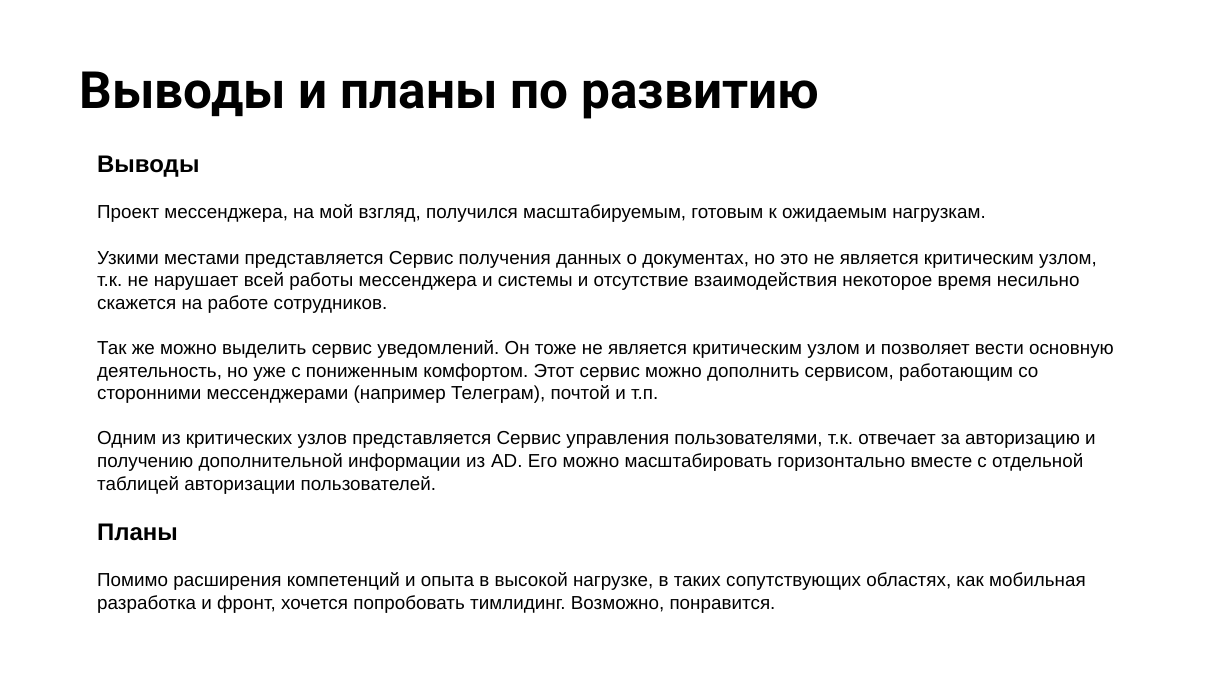
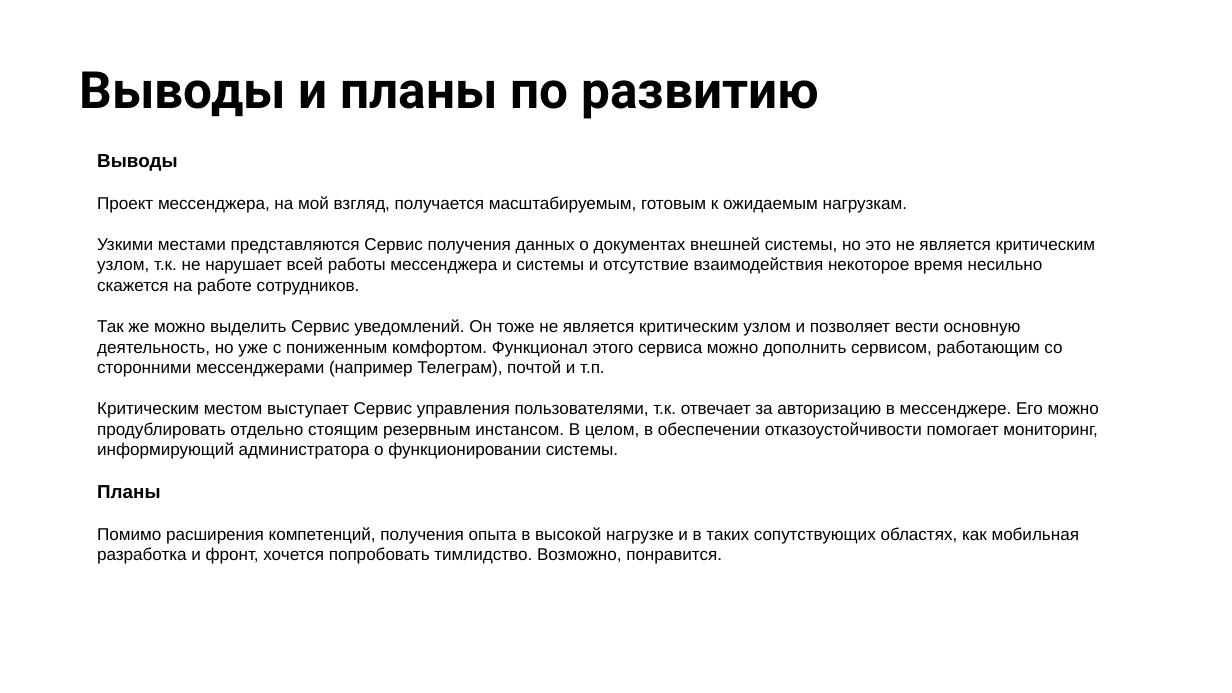
Before and after one commit to pillhunt/Otus-highload-architect, a slide deck: slide 18 of Итоговый проект.pptx. Drawn at 1232x693 pixels with LibreOffice and Linux fonts; fonts in the diff are those of the drawing; background and template pictures are left out. Boxes give left, top, right and bottom in pixels: in the first picture for what was removed or moved away, otherwise in the second. Text is boxed around its words. In the diff, an @@ line names an element or a change of style, - is before the commit and + after.

```diff
--- a/Итоговый проект.pptx
+++ b/Итоговый проект.pptx
@@ text at (97,154,177,498): size 14 to 11 pt in "Выводы", "Планы" @@
@@ text at (97,196,1099,459): text changed; size 11 to 10 pt @@
-Проект мессенджера, на мой взгляд, получился масштабируемым, готовым к ожидаемым нагрузкам.
-Узкими местами представляется Сервис получения данных о документах, но это не является критическим узлом, т.к. не нарушает всей работы мессенджера и системы и отсутствие взаимодействия некоторое время несильно скажется на работе сотрудников.
-Так же можно выделить сервис уведомлений. Он тоже не является критическим узлом и позволяет вести основную деятельность, но уже с пониженным комфортом. Этот сервис можно дополнить сервисом, работающим со сторонними мессенджерами (например Телеграм), почтой и т.п.
-Одним из критических узлов представляется Сервис управления пользователями, т.к. отвечает за авторизацию и получению дополнительной информации из AD. Его можно масштабировать горизонтально вместе с отдельной таблицей авторизации пользователей.
+Проект мессенджера, на мой взгляд, получается масштабируемым, готовым к ожидаемым нагрузкам.
+Узкими местами представляются Сервис получения данных о документах внешней системы, но это не является критическим узлом, т.к. не нарушает всей работы мессенджера и системы и отсутствие взаимодействия некоторое время несильно скажется на работе сотрудников.
+Так же можно выделить Сервис уведомлений. Он тоже не является критическим узлом и позволяет вести основную деятельность, но уже с пониженным комфортом. Функционал этого сервиса можно дополнить сервисом, работающим со сторонними мессенджерами (например Телеграм), почтой и т.п.
+Критическим местом выступает Сервис управления пользователями, т.к. отвечает за авторизацию в мессенджере. Его можно продублировать отдельно стоящим резервным инстансом. В целом, в обеспечении отказоустойчивости помогает мониторинг, информирующий администратора о функционировании системы.
@@ text at (97,527,1080,564): text changed; size 11 to 10 pt @@
-Помимо расширения компетенций и опыта в высокой нагрузке, в таких сопутствующих областях, как мобильная разработка и фронт, хочется попробовать тимлидинг. Возможно, понравится.
+Помимо расширения компетенций, получения опыта в высокой нагрузке и в таких сопутствующих областях, как мобильная разработка и фронт, хочется попробовать тимлидство. Возможно, понравится.
```
Also in this commit, not shown: 2 other slides changed, 1 other file.
